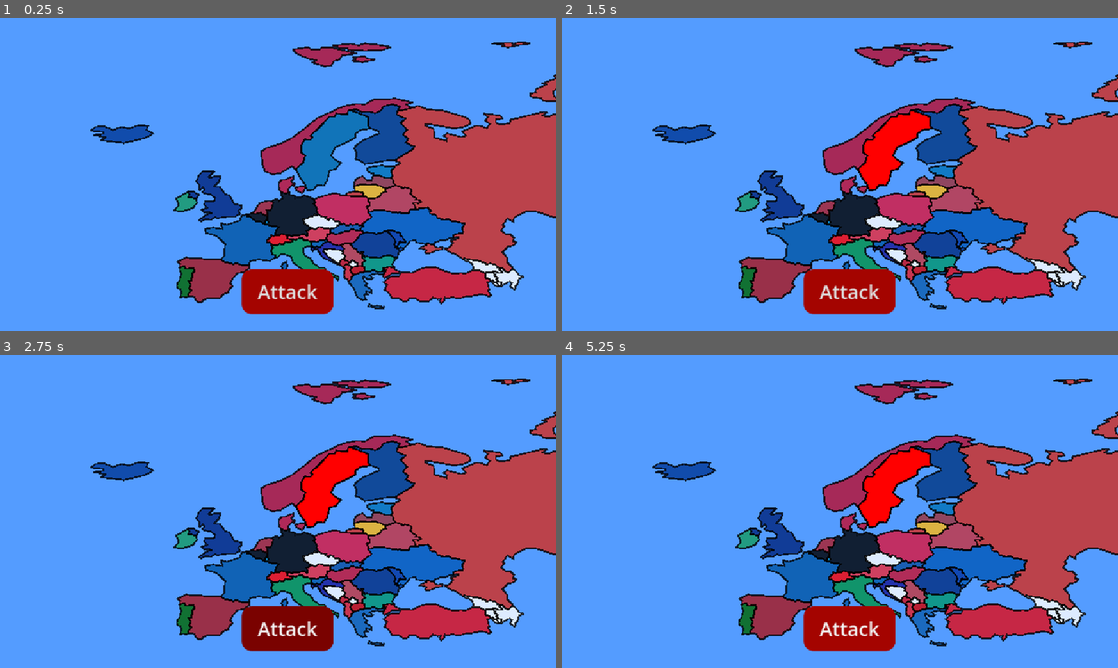
Above: before the commit, frames 1-4 (two rows, left to right).
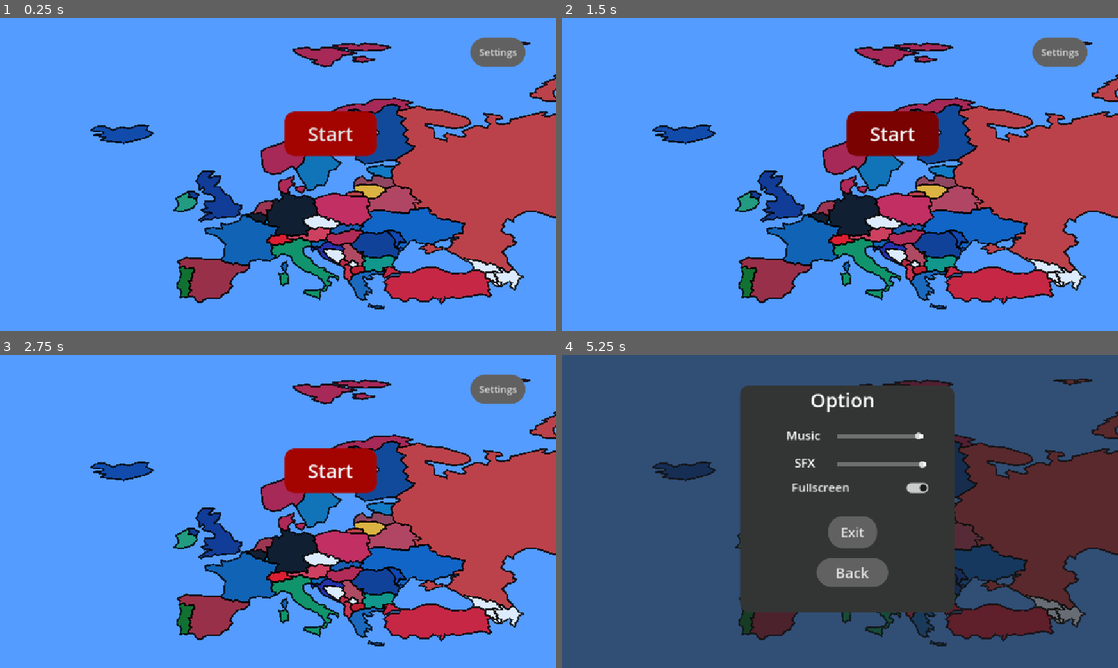
Above: after the commit, the same moments.

Repository: gixerl/OnlyLands
Game: Godot game, scene res://Scenes/selection_screen.tscn
The game is run twice, just before and just after one commit, with the same random seed, the same clock (stepped at 60 frames per second) and the same inputs. This scene is started directly instead of the project's main scene.
Inputs (mouse positions are in pixels of both pictures, inside the frame that each line leads up to):
- Up to frame 1 (0.25 s): no input
- Up to frame 2 (1.5 s): click (890, 133) at 0.5 s, where only the run after the commit has a clickable "Start"; click (890, 133) at 1.25 s, where only the run after the commit has a clickable "Start"
- Up to frame 3 (2.75 s): click (289, 627) at 2 s, where only the run before the commit has a clickable "Attack"
- Up to frame 4 (5.25 s): click (851, 627) at 2.75 s, where only the run before the commit has a clickable "Attack"; click (851, 627) at 3.5 s, where only the run before the commit has a clickable "Attack"; click (890, 470) at 4.25 s, where only the run after the commit has a clickable "Start"; click (1056, 389) at 5 s, where only the run after the commit has a clickable "Settings"

The runs differ from the first frame. In frame 1, 5.5% of the frame differs, in the area x 43-95%, y 6-95%; in frame 2, 6.1%; in frame 3, 6.1%; in frame 4, 98%, in the area x 0-100%, y 0-100%.
Error before the commit: Assertion failed. (res://Scenes/country.gd:44)

Commit message:
bug fixes (settings and options visible, character shown when entering selection screen)

Diff:
--- a/Scenes/Picking_Country.tscn
+++ b/Scenes/Picking_Country.tscn
@@ -10,17 +10,17 @@
 [sub_resource type="GDScript" id="GDScript_w568w"]
 script/source = "extends Node2D
 
-@export var show_start: bool = true
-@export var show_attack: bool = false
+@export var show_start: bool = !GameState.country_locked
 
 @onready var options: Panel = $Options
 @onready var start: Button = $Start
 @onready var settings: Button = $Settings
+# @onready var settings: Button = get_tree().root.get_node(\"CanvasLayer/Map Country Picker/Settings\")
 @onready var attack: Button = $Attack
 
 func _ready() -> void:
 	start.visible = show_start
-	attack.visible = show_attack
+	attack.visible = GameState.show_attack
 	settings.visible = true
 	options.visible = false
 
@@ -28,7 +28,8 @@
 func _on_start_pressed() -> void:
 	if GameState.selected_country == \"\":
 			return
-	$Click_Start.play()
+	# TODO remove line
+	# $Click_Start.play()
 	GameState.country_locked = true
 	await get_tree().create_timer(5).timeout
 	get_tree().change_scene_to_file(\"res://Scenes/selection_screen.tscn\")
@@ -54,7 +55,7 @@
 #	TODO: remove comment
 #	$Click_Normal.play()
 	start.visible = show_start
-	attack.visible = show_attack
+	attack.visible = GameState.show_attack
 	settings.visible = true
 	options.visible = false
 
@@ -336,6 +337,7 @@
 text = "Start"
 
 [node name="Attack" type="Button" parent="."]
+unique_name_in_owner = true
 offset_left = 500.0
 offset_top = 520.0
 offset_right = 690.0
@@ -357,6 +359,7 @@
 bus = &"SFX"
 
 [node name="Soundtrack" type="AudioStreamPlayer2D" parent="."]
+visible = false
 stream = ExtResource("2_evcnd")
 autoplay = true
 bus = &"Music"
--- a/Scenes/country.gd
+++ b/Scenes/country.gd
@@ -1,6 +1,5 @@
 extends Area2D
 var country_color = Color(1,1,1)
-
 
 @onready var characters = get_tree().root.get_node("Main/CanvasLayer/Characters")
 @onready var enemies = get_tree().root.get_node("CanvasLayer/Characters")
@@ -28,11 +27,15 @@
 					continue
 				else:
 					node.modulate = node.country_color
+		if GameState.country_locked and get_tree().current_scene.name == "Main":
+			return
 		if !(GameState.country_locked and GameState.enemy_locked):
 			self.modulate = Color(1, 0, 0)
 		if not GameState.country_locked:
 			GameState.selected_country = name
 		elif not GameState.enemy_locked:
+			GameState.show_attack = true
+			get_tree().root.get_node("Selection_screen/CanvasLayer/Map Country Picker/Attack").visible = true
 			GameState.selected_enemy = name
 		else:
 			return
--- a/Scenes/game_state.gd
+++ b/Scenes/game_state.gd
@@ -4,3 +4,4 @@
 var country_locked: bool = false
 var selected_enemy: String = ""
 var enemy_locked: bool = false
+var show_attack: bool = false
--- a/Scenes/main_menu.gd
+++ b/Scenes/main_menu.gd
@@ -2,6 +2,14 @@
 
 @onready var text_edit: TextEdit = $CanvasLayer/Informationen
 
+func _ready():
+	if get_tree().current_scene.name == "Selection_screen":
+		get_node("CanvasLayer/Map Country Picker/Settings").position = Vector2(974, 40)
+		get_node("CanvasLayer/Map Country Picker/Options").position = Vector2(-954, -615)
+		var characters = get_tree().root.get_node("Selection_screen/CanvasLayer/Characters")
+		var new_texture = load("res://Assets/Characters/%s.png" % GameState.selected_country)
+		characters.texture = new_texture
+		characters.visible = true
 
 func _on_button_pressed() -> void:
 	if text_edit.visible:
--- a/Scenes/selection_screen.tscn
+++ b/Scenes/selection_screen.tscn
@@ -20,5 +20,3 @@
 scale = Vector2(0.222, 0.201)
 
 [node name="Map Country Picker" parent="CanvasLayer" instance=ExtResource("4_5x0nw")]
-show_start = false
-show_attack = true
